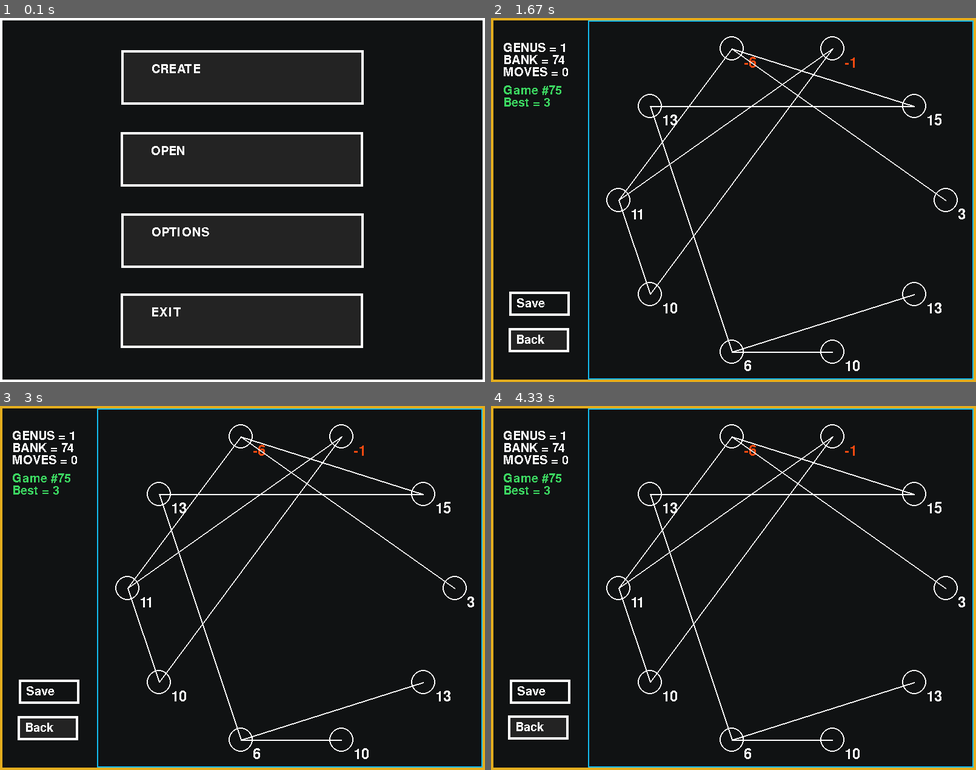
Above: before the commit, frames 1-4 (two rows, left to right).
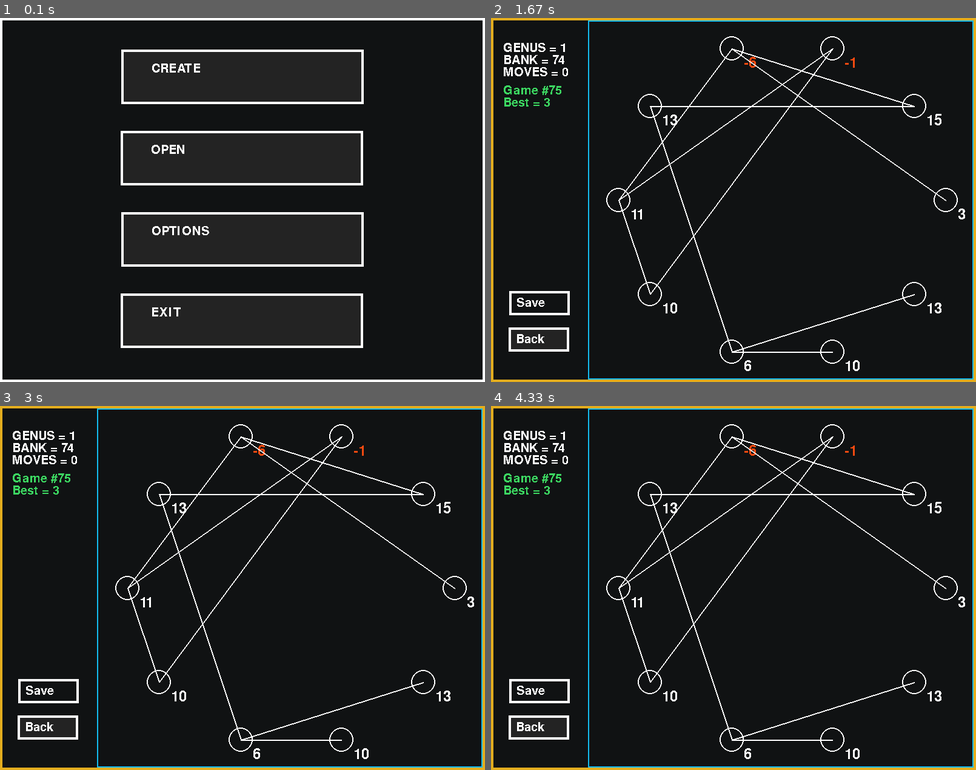
Above: after the commit, the same moments.

Repository: rayannott/dollargame
Game: pygame game, started from main.py
The game is run twice, just before and just after one commit, with the same random seed, the same clock (stepped at 60 frames per second) and the same inputs.
Inputs (mouse positions are in pixels of both pictures, inside the frame that each line leads up to):
- Up to frame 1 (0.1 s): no input
- Up to frame 2 (1.67 s): click "OPEN" at 0.38 s; click "75" at 0.72 s; click (888, 189) at 1.05 s
- Up to frame 3 (3 s): no input
- Up to frame 4 (4.33 s): no input

The runs differ from the first frame. In frame 1, 1.9% of the frame differs, in the area x 24-75%, y 8-69%; in frame 2, 0.2%; in frame 3, 0.3%; in frame 4, 0.2%.

Commit message:
deterministic magnitude

Diff:
--- a/ui_elements.py
+++ b/ui_elements.py
@@ -31,8 +31,7 @@
         self.color_time = 0
 
         self.pos_wiggle = [0, 0]
-        magnitude_t = random()
-        self.pos_wiggle_magn = min(self.size) * ((1-magnitude_t)*0.03 + magnitude_t*0.055)
+        self.pos_wiggle_magn = min(self.size) * 0.025 # ((1-magnitude_t)*0.02 + magnitude_t*0.05)
         self.rot_direction = (-1) ** (random() > 0.5)
         rot_speed_t = random()
         self.rs = (1-rot_speed_t) * 0.8 + rot_speed_t * 1.2 # rotation speed
